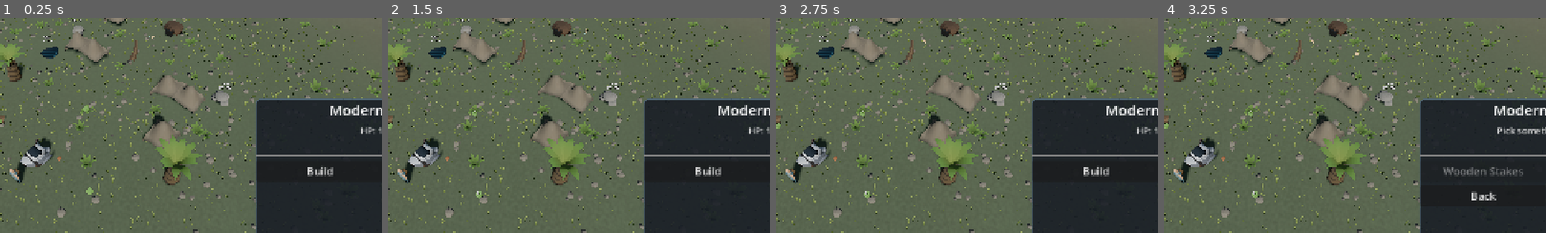
Above: before the commit, frames 1-4 (left to right).
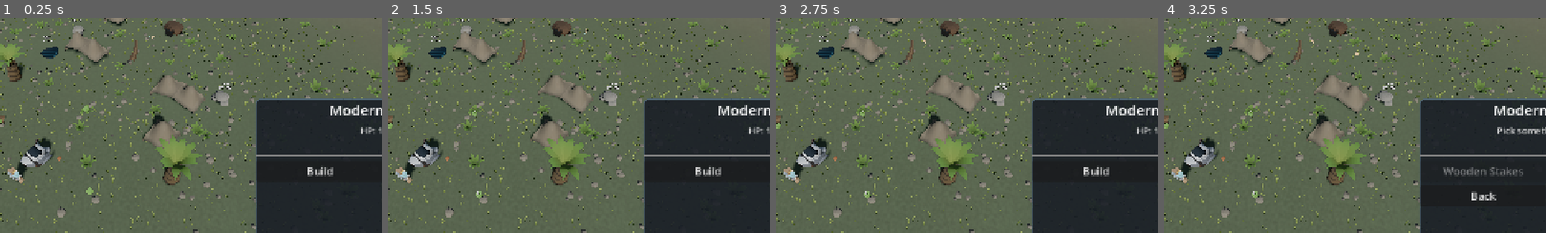
Above: after the commit, the same moments.

Repository: kcokz/dino-td
Game: Godot game, scene res://scenes/CabinInterior.tscn
Two runs of this game, one before a commit and one after it. Both use one fixed random seed, a clock stepped at 60 frames per second and the inputs below.
Inputs:
- Up to frame 1 (0.25 s): no input
- Up to frame 2 (1.5 s): click "Speed: 1x" at 0.5 s; click "Speed: 2x" at 1.25 s
- Up to frame 3 (2.75 s): click "Speed: 3x" at 2 s
- Up to frame 4 (3.25 s): click "Build" at 2.75 s
The pictures show only the part of the screen within x 32-82%, y 37-87%; the shares and areas given below are measured in that part.

The runs differ from the first frame. In frame 1, 0.2% of the frame differs, in the area x 2-8%, y 69-77%; in frame 2, 0.2%, in the area x 2-8%, y 63-77%; in frame 3, 0.2%; in frame 4, 0.2%.

Commit message:
feat(scene): humanoid hero model and gameplay animation rigging (S4)
Co-Authored-By: Claude Opus 5 <noreply@anthropic.com>

Diff:
--- a/scripts/autoload/Config.gd
+++ b/scripts/autoload/Config.gd
@@ -620,7 +620,7 @@
 ## the art are both built from it, which is what stops art from quietly growing wider
 ## than the thing that blocks a raptor.
 const VISUALS: Dictionary = {
-	"hero":                 {"scene": "", "placeholder": "hero",     "anchor": "feet",   "color": "caveman"},
+	"hero":                 {"scene": "res://assets/models/hero.glb", "placeholder": "hero",     "anchor": "feet",   "color": "caveman"},
 	# Every dinosaur gets its own row even while they share a placeholder: the row is
 	# where its model will go, and they will not share that.
 	"dino/raptor":          {"scene": "res://assets/models/raptor.glb", "placeholder": "raptor",   "anchor": "feet",   "color": "raptor"},
--- /dev/null
+++ b/tests/test_scene_hero.gd
@@ -0,0 +1,192 @@
+# res://tests/test_scene_hero.gd
+# SCENE-POLISH S4: Humanoid Hero Model & Gameplay Animation Rigging Verification Suite.
+#
+# Acceptance criteria from SCENE-POLISH.md:
+# 1. Config.VISUALS["hero"]["scene"] is non-empty and points to "res://assets/models/hero.glb".
+# 2. Hero model exists on disk, imports cleanly, and instantiates an AnimationPlayer.
+# 3. Full animation coverage for all 6 Hero.State enum states:
+#    - IDLE -> idle
+#    - MOVING -> walk (or run)
+#    - BUILDING -> build (distinct dedicated clip)
+#    - HARVESTING -> harvest (distinct dedicated clip)
+#    - ATTACKING -> attack
+#    - DEAD -> death
+# 4. Hero dimensions strictly respect Config.HERO.width (0.8m) and height (1.6m).
+#    Collider shape and physical hitbox are completely unaffected.
+# 5. assets/CREDITS.md contains Hero model entry with CC0 dedication.
+extends "res://tests/test_base.gd"
+
+var config_node: Object = null
+var _cleanup_nodes: Array[Node] = []
+
+func before_all() -> void:
+	if tree != null and tree.root != null:
+		config_node = tree.root.get_node_or_null("Config")
+
+func after_each() -> void:
+	for n in _cleanup_nodes:
+		if is_instance_valid(n):
+			if n.is_inside_tree():
+				n.get_parent().remove_child(n)
+			if not n.is_queued_for_deletion():
+				n.free()
+	_cleanup_nodes.clear()
+	super.after_each()
+
+func _keep(n: Node) -> Node:
+	_cleanup_nodes.append(n)
+	return n
+
+func _spawn_hero(pos: Vector3 = Vector3.ZERO) -> Hero:
+	var h = Hero.new()
+	_keep(h)
+	tree.root.add_child(h)
+	h.position = pos
+	return h
+
+# ==============================================================================
+# 1. Asset Manifest & File Existence
+# ==============================================================================
+
+func test_01_hero_has_declared_scene_and_file_exists() -> void:
+	assert_true(config_node != null and ("VISUALS" in config_node), "Config.VISUALS is available")
+	var visuals: Dictionary = config_node.VISUALS
+	assert_true(visuals.has("hero"), "Config.VISUALS has entry for hero")
+
+	var entry: Dictionary = visuals["hero"]
+	var scene_path: String = String(entry.get("scene", ""))
+	assert_false(scene_path.is_empty(), "Hero scene path must not be empty")
+	assert_eq(scene_path, "res://assets/models/hero.glb", "Hero scene path points to hero.glb")
+	assert_true(FileAccess.file_exists(scene_path), "File exists on disk: %s" % scene_path)
+	assert_true(VisualLibrary.has_art("hero"), "VisualLibrary recognizes hero has real art")
+
+# ==============================================================================
+# 2. Animation Players & Clip Completeness
+# ==============================================================================
+
+func test_02_hero_instantiates_animator_and_has_real_animation_player() -> void:
+	var hero = _spawn_hero()
+	await wait_frames(2)
+
+	assert_not_null(hero.animator, "Hero has ActorAnimator component")
+	var anim_player: AnimationPlayer = hero.animator.animation_player
+	assert_not_null(anim_player, "Hero visual model has real AnimationPlayer")
+
+	var clips: PackedStringArray = anim_player.get_animation_list()
+	assert_gt(clips.size(), 5, "Hero has at least 6 animations (has %d)" % clips.size())
+
+	var clips_lower: Array = []
+	for c in clips:
+		clips_lower.append(c.to_lower())
+
+	var required_clips = ["idle", "walk", "build", "harvest", "attack", "death"]
+	for req in required_clips:
+		assert_has(clips_lower, req, "Hero model possesses '%s' clip" % req)
+
+# ==============================================================================
+# 3. Full Coverage: All 6 Hero States Drive Dedicated Animations
+# ==============================================================================
+
+func test_03_all_six_hero_states_mapped_and_drive_animations() -> void:
+	var hero = _spawn_hero()
+	await wait_frames(2)
+	hero.set_physics_process(false)
+
+	var anim_player: AnimationPlayer = hero.animator.animation_player
+	assert_not_null(anim_player, "Hero has AnimationPlayer")
+
+	# 1. IDLE
+	hero.current_state = Hero.State.IDLE
+	await wait_frames(2)
+	assert_true(anim_player.is_playing(), "Playing animation on IDLE")
+	assert_eq(anim_player.current_animation.to_lower(), "idle", "Plays idle on IDLE")
+
+	# 2. MOVING
+	hero.current_state = Hero.State.MOVING
+	await wait_frames(2)
+	assert_true(anim_player.is_playing(), "Playing animation on MOVING")
+	assert_has(["walk", "run"], anim_player.current_animation.to_lower(), "Plays walk/run on MOVING")
+
+	# 3. BUILDING
+	hero.current_state = Hero.State.BUILDING
+	await wait_frames(2)
+	assert_true(anim_player.is_playing(), "Playing animation on BUILDING")
+	assert_eq(anim_player.current_animation.to_lower(), "build", "Plays build on BUILDING")
+
+	# 4. HARVESTING
+	hero.current_state = Hero.State.HARVESTING
+	await wait_frames(2)
+	assert_true(anim_player.is_playing(), "Playing animation on HARVESTING")
+	assert_eq(anim_player.current_animation.to_lower(), "harvest", "Plays harvest on HARVESTING")
+
+	# 5. ATTACKING
+	hero.current_state = Hero.State.ATTACKING
+	await wait_frames(2)
+	assert_true(anim_player.is_playing(), "Playing animation on ATTACKING")
+	assert_eq(anim_player.current_animation.to_lower(), "attack", "Plays attack on ATTACKING")
+
+	# 6. DEAD
+	hero.current_state = Hero.State.DEAD
+	await wait_frames(2)
+	assert_true(anim_player.is_playing(), "Playing animation on DEAD")
+	assert_has(["death", "die"], anim_player.current_animation.to_lower(), "Plays death on DEAD")
+
+	# Verify BUILDING and HARVESTING are distinctly different clips, not stubs or fallbacks
+	assert_ne(config_node.ANIMATIONS["hero"]["BUILDING"], config_node.ANIMATIONS["hero"]["IDLE"],
+		"BUILDING is distinct from IDLE")
+	assert_ne(config_node.ANIMATIONS["hero"]["HARVESTING"], config_node.ANIMATIONS["hero"]["IDLE"],
+		"HARVESTING is distinct from IDLE")
+	assert_ne(config_node.ANIMATIONS["hero"]["BUILDING"], config_node.ANIMATIONS["hero"]["HARVESTING"],
+		"BUILDING is distinct from HARVESTING")
+
+# ==============================================================================
+# 4. Dimensions & Collider Invariants
+# ==============================================================================
+
+func test_04_hero_dimensions_fit_and_collider_unchanged() -> void:
+	var hero = _spawn_hero()
+	await wait_frames(2)
+
+	# 1. Physical collider verification
+	var col_shape: CollisionShape3D = hero.collision_shape
+	assert_not_null(col_shape, "Hero has collision shape")
+	assert_true(col_shape.shape is BoxShape3D, "Collision shape is BoxShape3D")
+	var box: BoxShape3D = col_shape.shape as BoxShape3D
+
+	var expected_width: float = float(config_node.HERO.get("width", 0.8))
+	var expected_height: float = float(config_node.HERO.get("height", 1.6))
+	assert_almost_eq(box.size.x, expected_width, 0.01, "Collider width X == 0.8m")
+	assert_almost_eq(box.size.y, expected_height, 0.01, "Collider height Y == 1.6m")
+	assert_almost_eq(box.size.z, expected_width, 0.01, "Collider depth Z == 0.8m")
+	assert_almost_eq(col_shape.position.y, expected_height * 0.5, 0.01, "Collider centered vertically")
+
+	# 2. Visual mesh fitted inside declared boundary
+	var body = hero.find_child("Body", false, false)
+	assert_not_null(body, "Hero has Body node")
+	var bounds: AABB = VisualLibrary.visual_bounds(body)
+
+	var fitted_width: float = bounds.size.x * body.scale.x
+	var fitted_height: float = bounds.size.y * body.scale.y
+	var fitted_depth: float = bounds.size.z * body.scale.z
+
+	assert_lte(fitted_width, expected_width + 0.05, "Fitted visual width <= declared width (0.8m)")
+	assert_lte(fitted_height, expected_height + 0.05, "Fitted visual height <= declared height (1.6m)")
+	assert_lte(fitted_depth, expected_width + 0.05, "Fitted visual depth <= declared width (0.8m)")
+	assert_gt(fitted_height, 1.2, "Fitted visual height > 1.2m (humanoid proportions)")
+
+# ==============================================================================
+# 5. Credits Ledger Completeness
+# ==============================================================================
+
+func test_05_credits_ledger_covers_hero_model() -> void:
+	var credits_path: String = "res://assets/CREDITS.md"
+	assert_true(FileAccess.file_exists(credits_path), "assets/CREDITS.md exists")
+	var f = FileAccess.open(credits_path, FileAccess.READ)
+	assert_not_null(f, "Can read assets/CREDITS.md")
+	var text = f.get_as_text()
+	f.close()
+
+	assert_true(text.contains("hero.glb"), "CREDITS.md records hero.glb")
+	assert_true(text.contains("hero.blend"), "CREDITS.md records hero.blend")
+	assert_true(text.contains("Hero / Explorer"), "CREDITS.md records Hero / Explorer")
+	assert_true(text.contains("CC0"), "CREDITS.md documents CC0 licensing")
--- a/tools/playtest.gd
+++ b/tools/playtest.gd
@@ -44,7 +44,7 @@
 	for w in wanted:
 		names.append(String(w))
 	if names.is_empty():
-		names = ["open", "fence", "cabin", "closeup", "gap", "raid"]
+		names = ["open", "fence", "cabin", "closeup", "gap", "raid", "hero"]
 
 	for name in names:
 		await _run(String(name))
@@ -68,6 +68,8 @@
 			await _scenario_gap()
 		"raid":
 			await _scenario_raid()
+		"hero":
+			await _scenario_hero()
 		_:
 			print("[playtest] unknown scenario: %s" % name)
 	_tear_down()
@@ -148,6 +150,34 @@
 		await _wait(4)
 		await _portrait(String(d_info[0]), d.global_position, float(d_info[2]))
 		d.queue_free()
+
+## Portraits of the Hero model in core gameplay action poses.
+func _scenario_hero() -> void:
+	var hero = _main.hero
+	if hero == null:
+		return
+	hero.set_physics_process(false)
+	hero.global_position = Vector3(2.0, 0.0, 0.0)
+
+	# 1. Idle pose
+	hero.current_state = Hero.State.IDLE
+	await _wait(16)
+	await _portrait("hero_idle", hero.global_position, 2.5, false, true)
+
+	# 2. Walk / locomotion pose
+	hero.current_state = Hero.State.MOVING
+	await _wait(10)
+	await _portrait("hero_walk", hero.global_position, 2.5, false, true)
+
+	# 3. Build / construction hammer pose
+	hero.current_state = Hero.State.BUILDING
+	await _wait(12)
+	await _portrait("hero_build", hero.global_position, 2.5, false, true)
+
+	# 4. Harvest / chopping cleave pose
+	hero.current_state = Hero.State.HARVESTING
+	await _wait(14)
+	await _portrait("hero_harvest", hero.global_position, 2.5, false, true)
 
 ## The reported bug, walked rather than argued about: a stake beside a hillside with a
 ## plain gap between them, and the Hero told to go through it.
@@ -297,14 +327,18 @@
 ## The camera is removed again afterwards, so the level is left exactly as it was.
 ## `overhead` looks almost straight down instead, which is the only angle a GAP reads
 ## from: from eye level a stake in front of a rock and a stake beside one look the same.
-func _portrait(name: String, at: Vector3, distance: float, overhead: bool = false) -> void:
+func _portrait(name: String, at: Vector3, distance: float, overhead: bool = false, front_view: bool = false) -> void:
 	var cam := Camera3D.new()
 	_main.add_child(cam)
 	if overhead:
 		cam.position = at + Vector3(0.0, distance, distance * 0.28)
+		cam.look_at(at + Vector3(0.0, 0.6, 0.0), Vector3.UP)
+	elif front_view:
+		cam.position = at + Vector3(distance * 0.65, distance * 0.35, -distance * 0.75)
+		cam.look_at(at + Vector3(0.0, 0.8, 0.0), Vector3.UP)
 	else:
 		cam.position = at + Vector3(distance * 0.72, distance * 0.42, distance * 0.72)
-	cam.look_at(at + Vector3(0.0, 0.6, 0.0), Vector3.UP)
+		cam.look_at(at + Vector3(0.0, 0.6, 0.0), Vector3.UP)
 	var was: Camera3D = _main.camera
 	cam.current = true
 	await _shoot(name)
Not shown, added: assets/models/hero.blend.import
Binary file added: assets/models/hero.glb
Not shown, added: assets/models/hero.glb.import
Not shown, changed: assets/CREDITS.md
Not shown, added: assets/models/hero.blend
Not shown, added: tools/generate_hero.py
